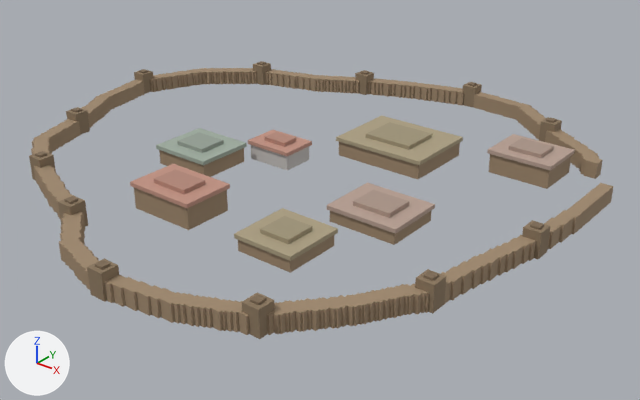
The glTF model assets/edificios/ciudad_campamento_barbaros_grande_1816_891_01.glb, before and after one commit.
Before and after are seen from a camera (50 mm lens) standing at (62.2, -79.3, 44.2) and looking at (0.3, -2.0, -3.7). Lighting does not change. The marker at lower left points along +X, +Y and +Z. The first picture is the older version. Vertices at exactly the same position are counted once.

The older version as bpy lines, for what is in view:
```python
me_ciudad_campamento_barbaros_grande_1816_891 = bpy.data.meshes.new('ciudad_campamento_barbaros_grande_1816_891')
me_ciudad_campamento_barbaros_grande_1816_891.from_pydata(...)  # 3127 vertices, 4398 faces; spans x -40.8..31.2, y -37.2..32.0, z 0.0..3.8
me_ciudad_campamento_barbaros_grande_1816_891.materials.append(mat_vertexcolor)
ob_ciudad_campamento_barbaros_grande_1816_891 = bpy.data.objects.new('ciudad_campamento_barbaros_grande_1816_891', me_ciudad_campamento_barbaros_grande_1816_891)
ob_ciudad_campamento_barbaros_grande_1816_891.location = (0.0, 0.0, 0.0)
```
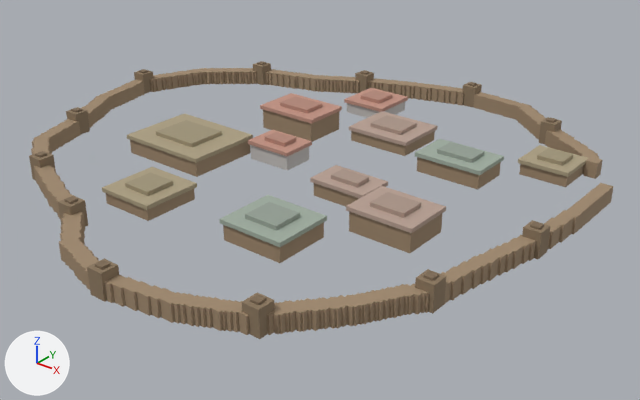
Changed parts and their boxes [x1, y1, x2, y2] in the pictures (640 x 400 px; the box of a moved part takes in the faces that stretch with it):
part 1 of me_ciudad_campamento_barbaros_grande_1816_891, moved or reshaped: before [336, 116, 463, 179]; after [346, 186, 446, 253]
part 2 of me_ciudad_campamento_barbaros_grande_1816_891, moved or reshaped: before [156, 128, 247, 177]; after [310, 165, 388, 207]
part 3 of me_ciudad_campamento_barbaros_grande_1816_891, added: after [219, 195, 327, 263]
part 4 of me_ciudad_campamento_barbaros_grande_1816_891, moved or reshaped: before [327, 182, 435, 245]; after [349, 111, 438, 156]
part 5 of me_ciudad_campamento_barbaros_grande_1816_891, moved or reshaped: before [234, 208, 338, 273]; after [344, 88, 408, 118]
part 6 of me_ciudad_campamento_barbaros_grande_1816_891, added (beige): after [102, 167, 197, 221]
part 7 of me_ciudad_campamento_barbaros_grande_1816_891, moved or reshaped: before [130, 164, 230, 230]; after [260, 93, 342, 142]
part 8 of me_ciudad_campamento_barbaros_grande_1816_891, added (beige): after [127, 113, 253, 177]
part 9 of me_ciudad_campamento_barbaros_grande_1816_891, added: after [415, 139, 504, 190]
part 10 of me_ciudad_campamento_barbaros_grande_1816_891, moved or reshaped: before [487, 134, 598, 189]; after [518, 145, 598, 187]

Patch to the scene script:
```diff
--- a/assets/edificios/ciudad_campamento_barbaros_grande_1816_891_01.glb.py
+++ b/assets/edificios/ciudad_campamento_barbaros_grande_1816_891_01.glb.py
@@ me_ciudad_campamento_barbaros_grande_1816_891 @@
 # used by ob_ciudad_campamento_barbaros_grande_1816_891; location = (0.0, 0.0, 0.0)
-me_ciudad_campamento_barbaros_grande_1816_891.from_pydata(...)  # 3127 vertices, 4398 faces; spans x -40.8..31.2, y -37.2..32.0, z 0.0..3.8
+me_ciudad_campamento_barbaros_grande_1816_891.from_pydata(...)  # 3252 vertices, 4568 faces; spans x -40.8..31.2, y -37.2..32.0, z 0.0..3.8
+# me_ciudad_campamento_barbaros_grande_1816_891 part 1: the loose piece of 32 vertices spanning x -1.5..11.0, y 3.5..13.5, z 0.0..3.0 is scaled about its middle by (0.654, 0.639, 1.18), then moved by (11.4, -17.5, 0.3)
+# me_ciudad_campamento_barbaros_grande_1816_891 part 2: the loose piece of 32 vertices spanning x -17.2..-9.0, y -12.5..-5.0, z 0.0..3.0 is multiplied about its middle by the matrix ((0.904, -0.002, 0.035), (0.0, 0.621, 0.019), (0.0, 0.0, 0.91)), then moved by (20.4, 3.4, -0.2)
+# me_ciudad_campamento_barbaros_grande_1816_891 part 3: the loose piece of 32 vertices spanning x -17.2..-9.0, y -12.5..-5.0, z 0.0..3.0 is copied, and the copy is moved by (20.2, -9.5, 0.0); it spans x 3.0..11.2, y -22.0..-14.5, z 0.0..3.0
+# me_ciudad_campamento_barbaros_grande_1816_891 part 4: the loose piece of 32 vertices spanning x 9.0..18.0, y -11.8..-4.2, z 0.0..2.5 is moved by (-12.2, 20.2, 0.0)
+# me_ciudad_campamento_barbaros_grande_1816_891 part 5: the loose piece of 32 vertices spanning x 5.8..13.2, y -22.8..-15.2, z 0.0..2.5 is scaled about its middle by (0.863, 0.863, 1), then moved by (-16.5, 39.0, 0.0)
+# me_ciudad_campamento_barbaros_grande_1816_891 part 6: the loose piece of 32 vertices spanning x 5.8..13.2, y -22.8..-15.2, z 0.0..2.5 is copied, and the copy is moved by (-19.2, -1.2, 0.0); it spans x -13.5..-6.0, y -24.0..-16.5, z 0.0..2.5
+# me_ciudad_campamento_barbaros_grande_1816_891 part 7: the loose piece of 32 vertices spanning x -10.0..-1.0, y -22.8..-16.2, z 0.0..3.8 is moved by (-5.5, 27.5, 0.0)
+# me_ciudad_campamento_barbaros_grande_1816_891 part 8: the loose piece of 32 vertices spanning x -1.5..11.0, y 3.5..13.5, z 0.0..3.0 is copied, and the copy is moved by (-21.2, -16.0, 0.0); it spans x -22.8..-10.2, y -12.5..-2.5, z 0.0..3.0
+# me_ciudad_campamento_barbaros_grande_1816_891 part 9: a new loose piece of 32 vertices spanning x 9.0..18.0, y 5.5..11.2, z 0.0..3.0, in mat_vertexcolor
+# me_ciudad_campamento_barbaros_grande_1816_891 part 10
+# 38 vertices are removed from x 16.0..25.8, y 10.8..18.2, z 0.0..3.5
+# 67 faces are deleted
+# 2 vertices move from x 25.0..26.0, y 17.5..18.0, z 2.0 to x 19.5..26.0, y 18.0..18.2, z 0.0..2.0
+# 23 vertices are added at x 19.2..25.8, y 12.5..18.2, z 0.0..2.0
+# 7 new vertices lie (0.0, 0.0, 1.5) away from vertices in x 24.8..25.8, y 17.2..18.2, z 0.0..2.0
+# 5 new vertices lie (0.0, 0.0, 0.5) away from vertices in x 19.2..24.2, y 12.5..18.2, z 1.5..2.0
+# 61 new faces join them
 me_ciudad_campamento_barbaros_grande_1816_891.materials.append(mat_vertexcolor)
```
